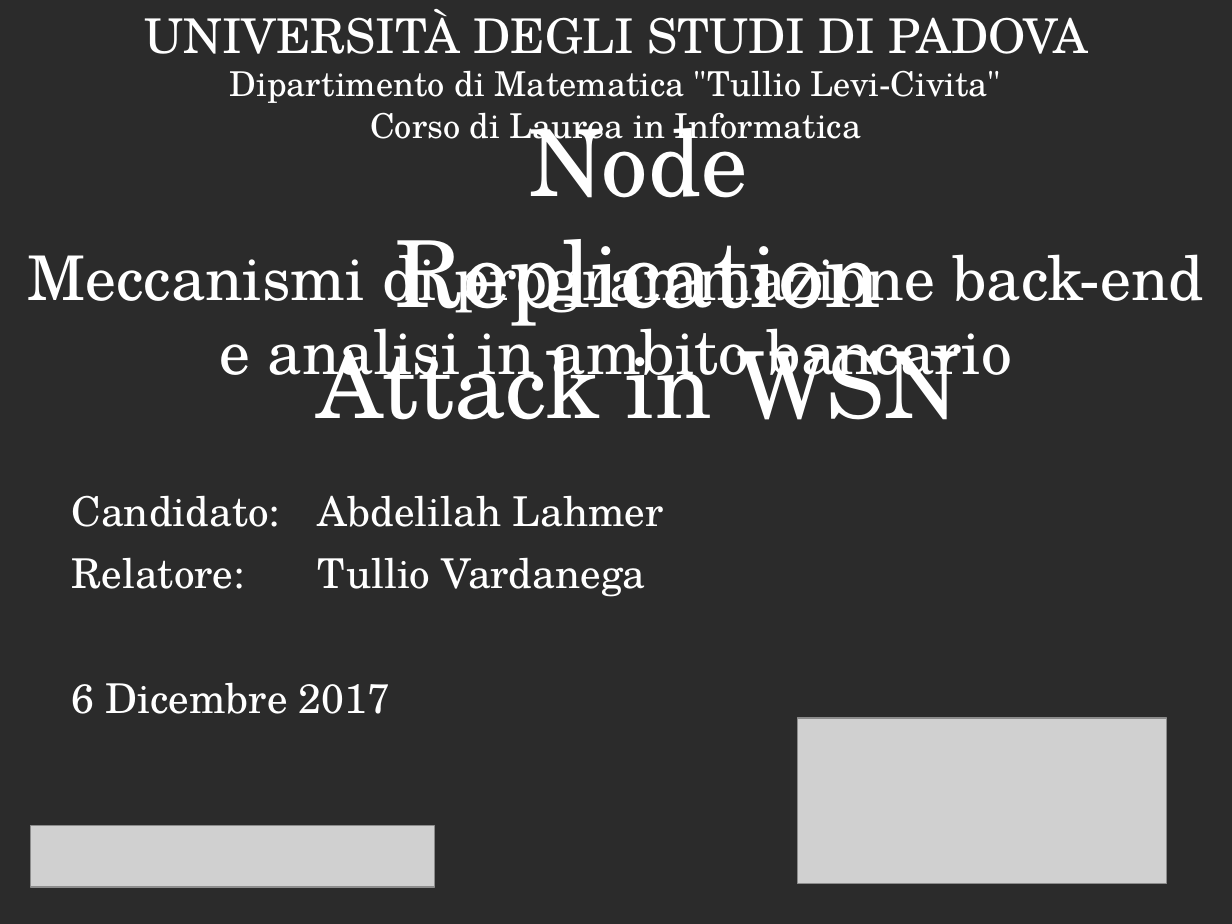
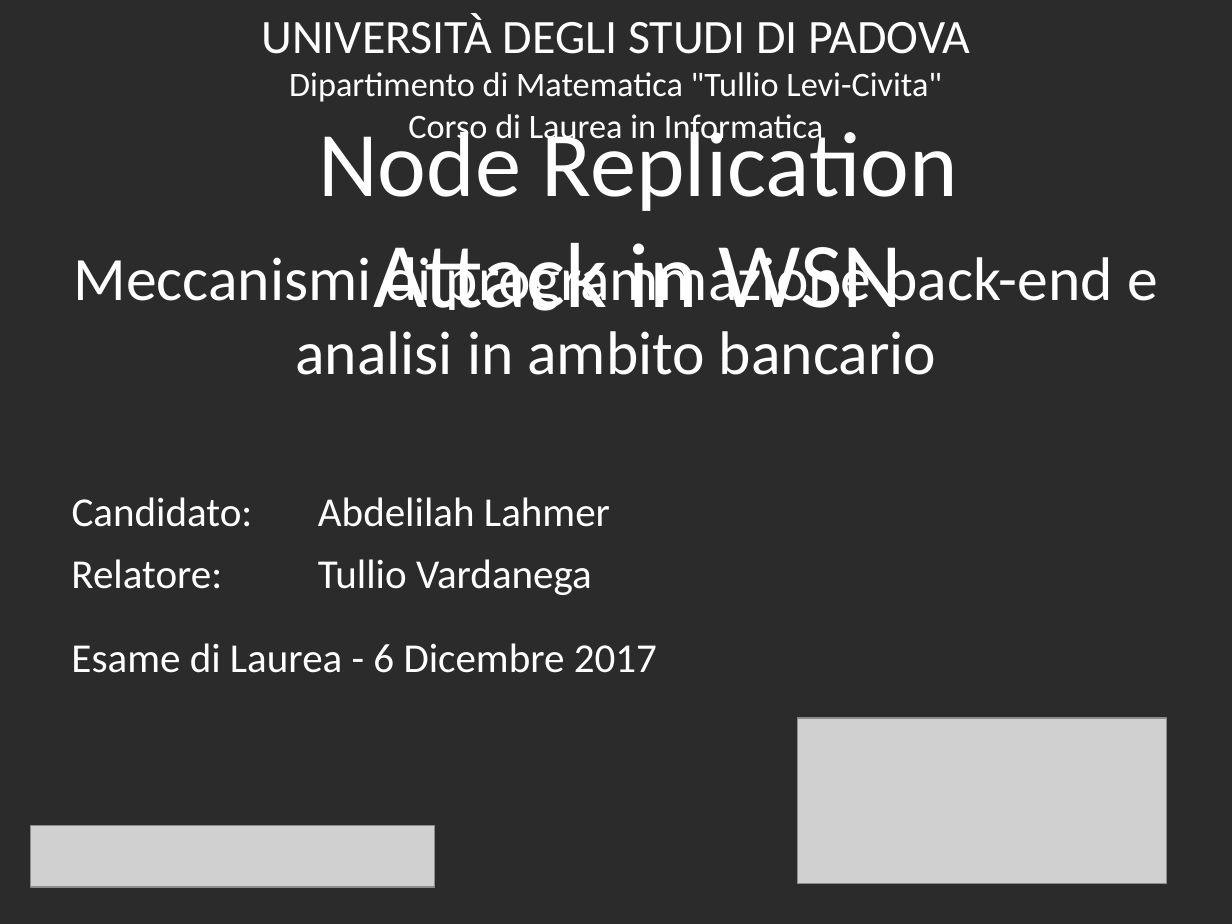
Before and after one commit to ALahmer/Bachelor-Thesis, a slide deck: slide 1 of presentazione/Pptx/Lahmer_Abdelilah_presentazione.pptx. Drawn at 1232x924 pixels with LibreOffice and Linux fonts; fonts in the diff are those of the drawing; grey boxes stand for pictures; background and template pictures are left out; a plain dark background stands for a picture behind light text. Boxes give left, top, right and bottom in pixels: in the first picture for what was removed or moved away, otherwise in the second. Text is boxed around its words. In the diff, an @@ line names an element or a change of style, - is before the commit and + after.

```diff
--- a/presentazione/Pptx/Lahmer_Abdelilah_presentazione.pptx
+++ b/presentazione/Pptx/Lahmer_Abdelilah_presentazione.pptx
@@ font TeX Gyre Schola to Calibri in 5 elements at [74,249,1158,375], [261,13,971,146], [71,559,592,595], [72,497,610,527], [318,120,958,311] @@
@@ text at [71,643,657,673]: text changed; font TeX Gyre Schola to Calibri @@
-6 Dicembre 2017
+Esame di Laurea - 6 Dicembre 2017
```
Also in this commit, not shown: 2 other slides changed, 6 slides added, 1 other file.
